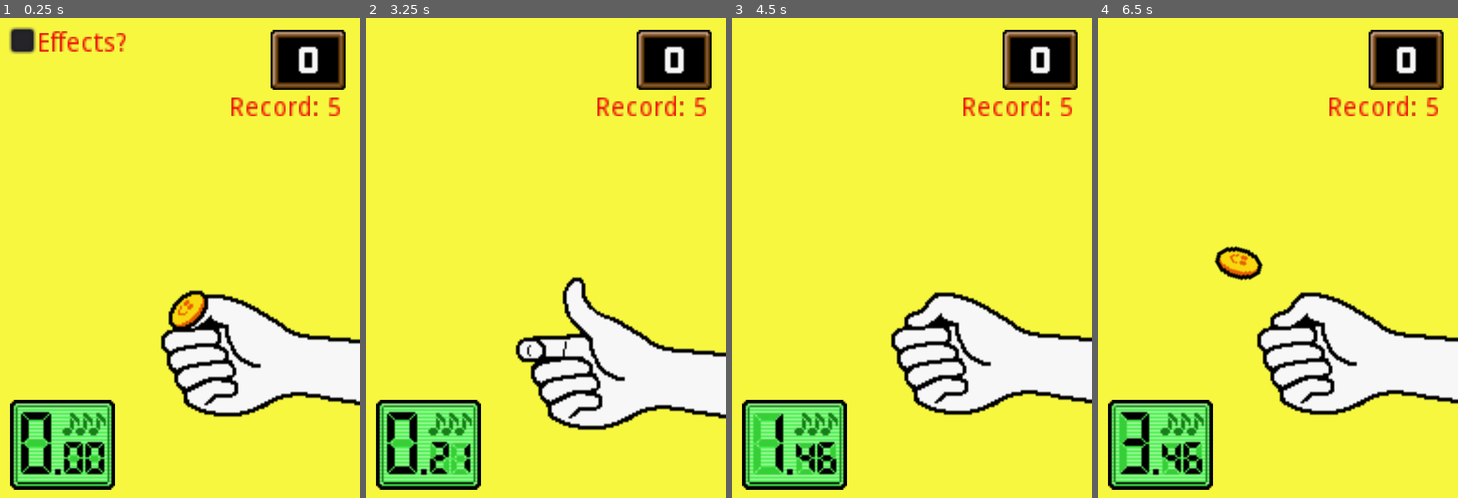
Above: before the commit, frames 1-4 (left to right).
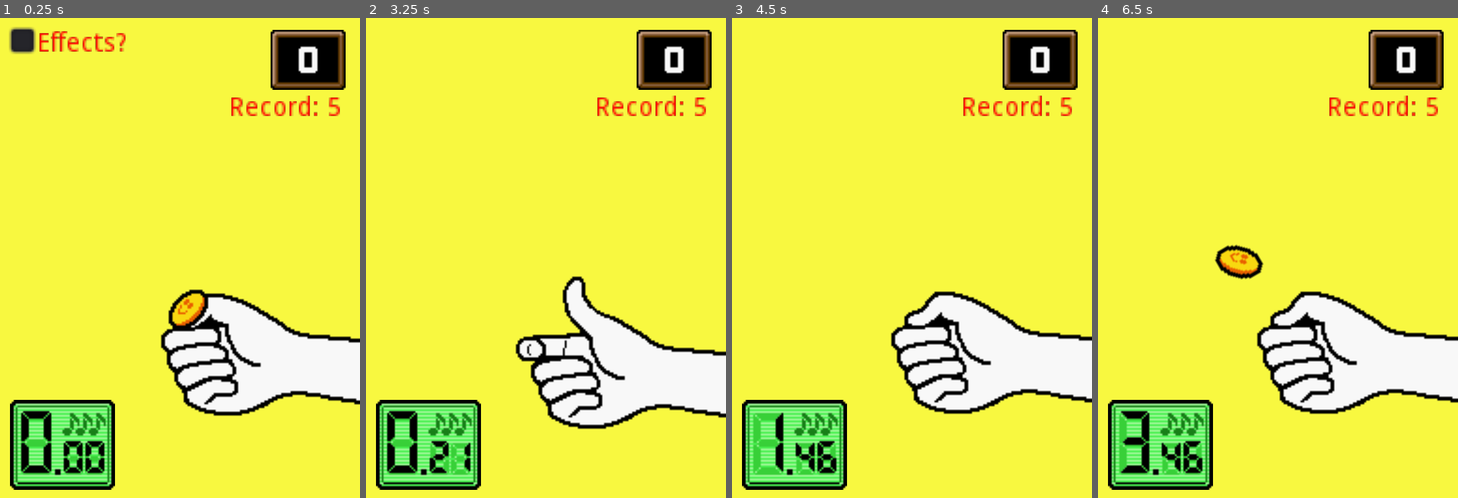
Above: after the commit, the same moments.

Repository: TheAlternateDoctor/CoinToss
Game: Godot game, scene res://Game.tscn
The game is run twice, just before and just after one commit, with the same random seed, the same clock (stepped at 60 frames per second) and the same inputs.
Inputs (mouse positions are in pixels of both pictures, inside the frame that each line leads up to):
- Up to frame 1 (0.25 s): no input
- Up to frame 2 (3.25 s): click "Effects?" at 0.5 s; click "Effects?" at 1.25 s; click "Effects?" at 2 s; tap Enter at 2.75 s; move the mouse to (625, 234) at 2.77 s; click (625, 234) at 2.92 s; tap Space at 3.02 s
- Up to frame 3 (4.5 s): drag from (840, 282) to (894, 354) at 3.52 s; move the mouse to (948, 152) at 4.27 s; click (948, 152) at 4.42 s
- Up to frame 4 (6.5 s): drag from (1260, 354) to (1170, 186) at 5.02 s; move the mouse to (1386, 330) at 5.77 s; click (1386, 330) at 5.92 s; tap Space at 6.02 s

The runs differ from the first frame. In frame 1, 3.3% of the frame differs, in the area x 3-100%, y 2-98%; in frame 2, 3.1%; in frame 3, 2.9%; in frame 4, 3.5%.

Commit message:
Enabled window resizing and disabled always-on-top

Diff:
--- a/Game.tscn
+++ b/Game.tscn
@@ -158,14 +158,14 @@
 "name": "2",
 "speed": 5.0
 }, {
+"frames": [ ExtResource( 24 ) ],
+"loop": true,
+"name": "1",
+"speed": 5.0
+}, {
 "frames": [ ExtResource( 22 ) ],
 "loop": true,
 "name": "3",
-"speed": 5.0
-}, {
-"frames": [ ExtResource( 24 ) ],
-"loop": true,
-"name": "1",
 "speed": 5.0
 } ]
 
@@ -181,19 +181,24 @@
 "name": "2",
 "speed": 5.0
 }, {
+"frames": [ ExtResource( 34 ) ],
+"loop": true,
+"name": "1",
+"speed": 5.0
+}, {
+"frames": [ ExtResource( 32 ) ],
+"loop": true,
+"name": "4",
+"speed": 5.0
+}, {
 "frames": [ ExtResource( 33 ) ],
 "loop": true,
 "name": "3",
 "speed": 5.0
 }, {
-"frames": [ ExtResource( 34 ) ],
-"loop": true,
-"name": "1",
-"speed": 5.0
-}, {
-"frames": [ ExtResource( 32 ) ],
-"loop": true,
-"name": "4",
+"frames": [ ExtResource( 30 ) ],
+"loop": true,
+"name": "5",
 "speed": 5.0
 }, {
 "frames": [ ExtResource( 31 ) ],
@@ -201,24 +206,19 @@
 "name": "7",
 "speed": 5.0
 }, {
+"frames": [ ExtResource( 26 ) ],
+"loop": true,
+"name": "6",
+"speed": 5.0
+}, {
+"frames": [ ExtResource( 28 ) ],
+"loop": true,
+"name": "9",
+"speed": 5.0
+}, {
 "frames": [ ExtResource( 27 ) ],
 "loop": true,
 "name": "8",
-"speed": 5.0
-}, {
-"frames": [ ExtResource( 28 ) ],
-"loop": true,
-"name": "9",
-"speed": 5.0
-}, {
-"frames": [ ExtResource( 30 ) ],
-"loop": true,
-"name": "5",
-"speed": 5.0
-}, {
-"frames": [ ExtResource( 26 ) ],
-"loop": true,
-"name": "6",
 "speed": 5.0
 } ]
 
@@ -236,19 +236,24 @@
 "name": "2",
 "speed": 5.0
 }, {
+"frames": [ ExtResource( 42 ) ],
+"loop": true,
+"name": "1",
+"speed": 5.0
+}, {
+"frames": [ ExtResource( 45 ) ],
+"loop": true,
+"name": "4",
+"speed": 5.0
+}, {
 "frames": [ ExtResource( 47 ) ],
 "loop": true,
 "name": "3",
 "speed": 5.0
 }, {
-"frames": [ ExtResource( 42 ) ],
-"loop": true,
-"name": "1",
-"speed": 5.0
-}, {
-"frames": [ ExtResource( 45 ) ],
-"loop": true,
-"name": "4",
+"frames": [ ExtResource( 46 ) ],
+"loop": true,
+"name": "5",
 "speed": 5.0
 }, {
 "frames": [ ExtResource( 50 ) ],
@@ -256,24 +261,19 @@
 "name": "7",
 "speed": 5.0
 }, {
+"frames": [ ExtResource( 49 ) ],
+"loop": true,
+"name": "6",
+"speed": 5.0
+}, {
+"frames": [ ExtResource( 40 ) ],
+"loop": true,
+"name": "9",
+"speed": 5.0
+}, {
 "frames": [ ExtResource( 48 ) ],
 "loop": true,
 "name": "8",
-"speed": 5.0
-}, {
-"frames": [ ExtResource( 40 ) ],
-"loop": true,
-"name": "9",
-"speed": 5.0
-}, {
-"frames": [ ExtResource( 46 ) ],
-"loop": true,
-"name": "5",
-"speed": 5.0
-}, {
-"frames": [ ExtResource( 49 ) ],
-"loop": true,
-"name": "6",
 "speed": 5.0
 } ]
 
@@ -407,7 +407,7 @@
 [node name="Polygon2D" type="Polygon2D" parent="."]
 position = Vector2( 0.707123, 511.945 )
 color = Color( 0.811765, 0.588235, 0, 1 )
-polygon = PoolVector2Array( -4.16833, -256.07, 198.828, -255.611, 206.642, -215.19, 219.971, -80.7856, 99.1922, -97.737, -18.9379, -87.6721 )
+polygon = PoolVector2Array( -407.119, -251.763, 1483.81, -252.865, 1672.88, 2724.24, 792.881, 2692.24, -407.119, 2724.24, -375.119, 132.237 )
 
 [node name="EffectQuestion" type="CheckBox" parent="."]
 margin_right = 24.0
@@ -426,13 +426,25 @@
 __meta__ = {
 "_edit_use_anchors_": false
 }
+
+[node name="Debug" type="Label" parent="."]
+visible = false
+margin_left = 145.497
+margin_top = 237.601
+margin_right = 185.497
+margin_bottom = 251.601
+custom_colors/font_color = Color( 0, 0, 0, 1 )
+text = "Debug"
+__meta__ = {
+"_edit_use_anchors_": false
+}
+[connection signal="catch" from="." to="Screen" method="_on_Game_catch"]
+[connection signal="catch" from="." to="ScoreBox" method="_on_Game_catch"]
+[connection signal="catch" from="." to="Hand" method="_on_Game_catch"]
 [connection signal="catch" from="." to="Catch" method="_on_Game_catch"]
-[connection signal="catch" from="." to="ScoreBox" method="_on_Game_catch"]
-[connection signal="catch" from="." to="Screen" method="_on_Game_catch"]
-[connection signal="catch" from="." to="Hand" method="_on_Game_catch"]
-[connection signal="catch_fail" from="." to="Catch" method="_on_Game_catch_fail"]
 [connection signal="catch_fail" from="." to="CoinFail" method="_on_Game_catch_fail"]
 [connection signal="catch_fail" from="." to="Hand" method="_on_Game_catch_fail"]
+[connection signal="catch_fail" from="." to="Catch" method="_on_Game_catch_fail"]
 [connection signal="throw" from="." to="Screen" method="_on_Game_throw"]
 [connection signal="throw" from="." to="Hand" method="_on_Game_throw"]
 [connection signal="update_record" from="." to="ScoreBox" method="_on_Game_update_record"]
--- a/project.godot
+++ b/project.godot
@@ -28,10 +28,9 @@
 
 window/size/width=192
 window/size/height=256
-window/size/resizable=false
-window/size/always_on_top=true
 window/size/test_width=192
 window/size/test_height=256
+window/energy_saving/keep_screen_on=false
 window/handheld/orientation="portrait"
 window/stretch/mode="2d"
 window/stretch/aspect="keep_width"
@@ -42,5 +41,12 @@
 
 [rendering]
 
+quality/intended_usage/framebuffer_allocation=1
+quality/intended_usage/framebuffer_allocation.mobile=1
+quality/2d/use_pixel_snap=true
+quality/filters/anisotropic_filter_level=16
+quality/filters/use_nearest_mipmap_filter=true
+quality/subsurface_scattering/quality=2
 environment/default_clear_color=Color( 0.972549, 0.972549, 0.25098, 1 )
+quality/filters/msaa=4
 environment/default_environment="res://default_env.tres"
